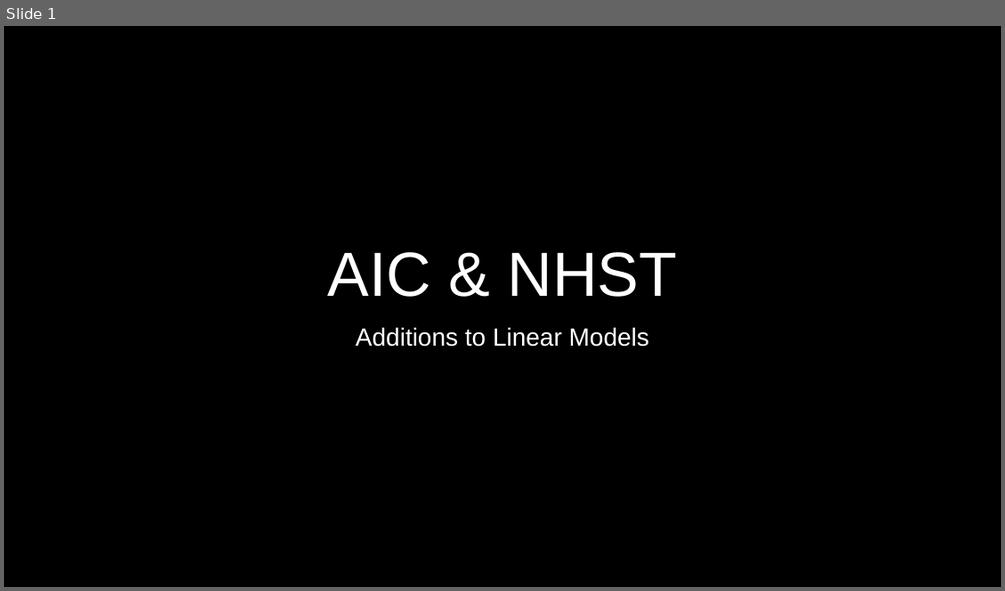
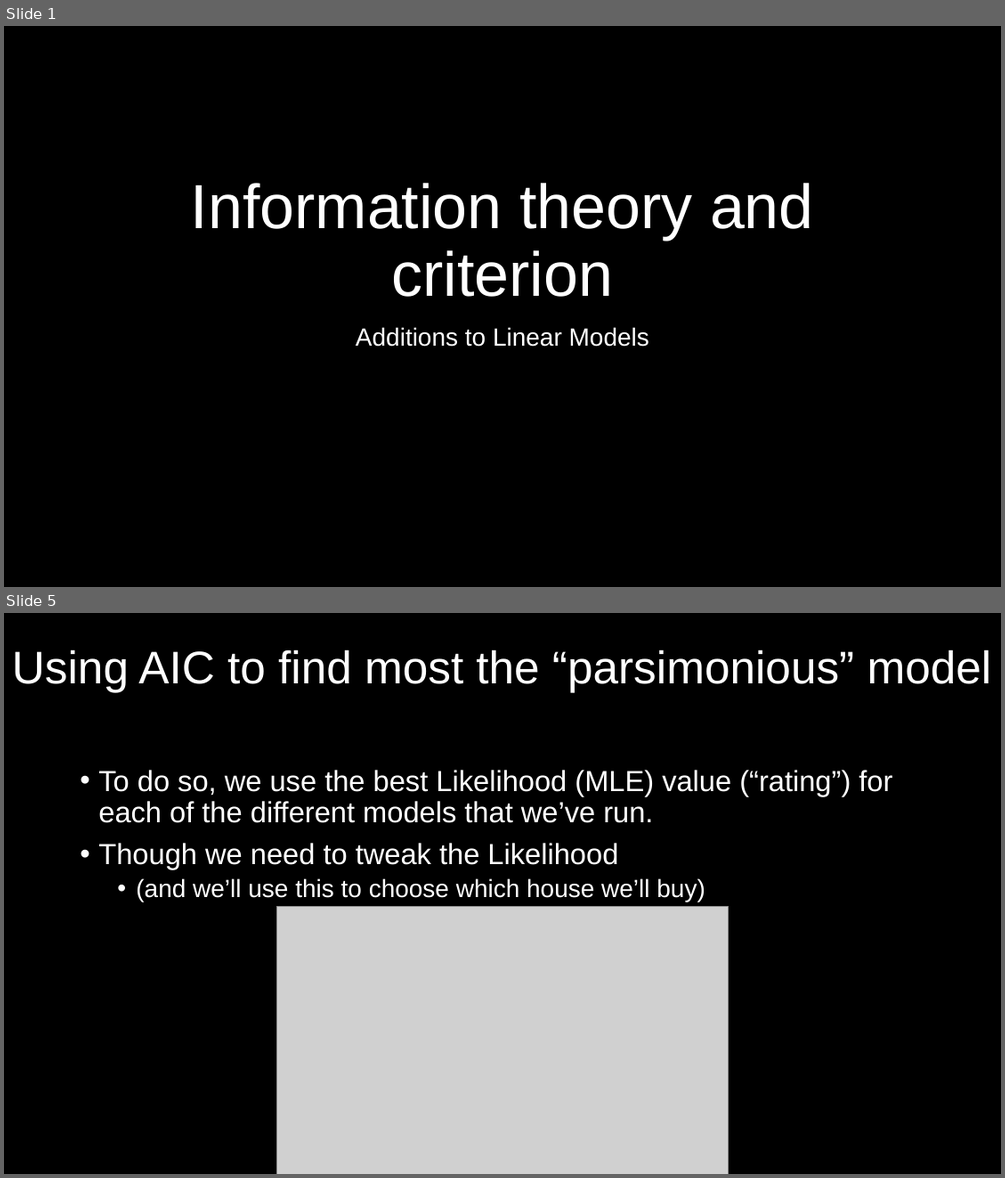
Before and after one commit to DeonRoos/stats-for-biologists, a slide deck: Lectures/Lecture 09.2 AIC.pptx. Shown one above the other, each under a label of ours: slide 1 before the commit, slides 1 and 5 after it; the slides between them are not shown. The pictures are 1005x591 and 1005x1178 pixels, drawn with LibreOffice and Linux fonts; fonts in the diff are those of the drawing; grey boxes stand for pictures. Boxes give left, top, right and bottom in pixels: in the first picture for what was removed or moved away, otherwise in the second. Text is boxed around its words. In the diff, an @@ line names an element or a change of style, - is before the commit and + after.

```diff
--- a/Lectures/Lecture 09.2 AIC.pptx
+++ b/Lectures/Lecture 09.2 AIC.pptx
@@ slide 5 added at bbox=[4, 613, 1001, 1174], background #000000 @@
@@ title added at bbox=[12, 649, 992, 692], 44 pt, text #FFFFFF @@
+Using AIC to find most the “parsimonious” model
@@ text added at bbox=[98, 770, 892, 901], 28 pt, text #FFFFFF @@
+• To do so, we use the best Likelihood (MLE) value (“rating”) for each of the different models that we’ve run.
+• Though we need to tweak the Likelihood
+  • (and we’ll use this to choose which house we’ll buy)
@@ picture added at bbox=[277, 906, 728, 1174] @@
@@ slide 1 changed as well @@
@@ title at bbox=[191, 183, 814, 297]: text changed @@
-AIC & NHST
+Information theory and criterion
```
Also in this commit, not shown: 10 other slides added, 4 slides removed, 13 other files.
